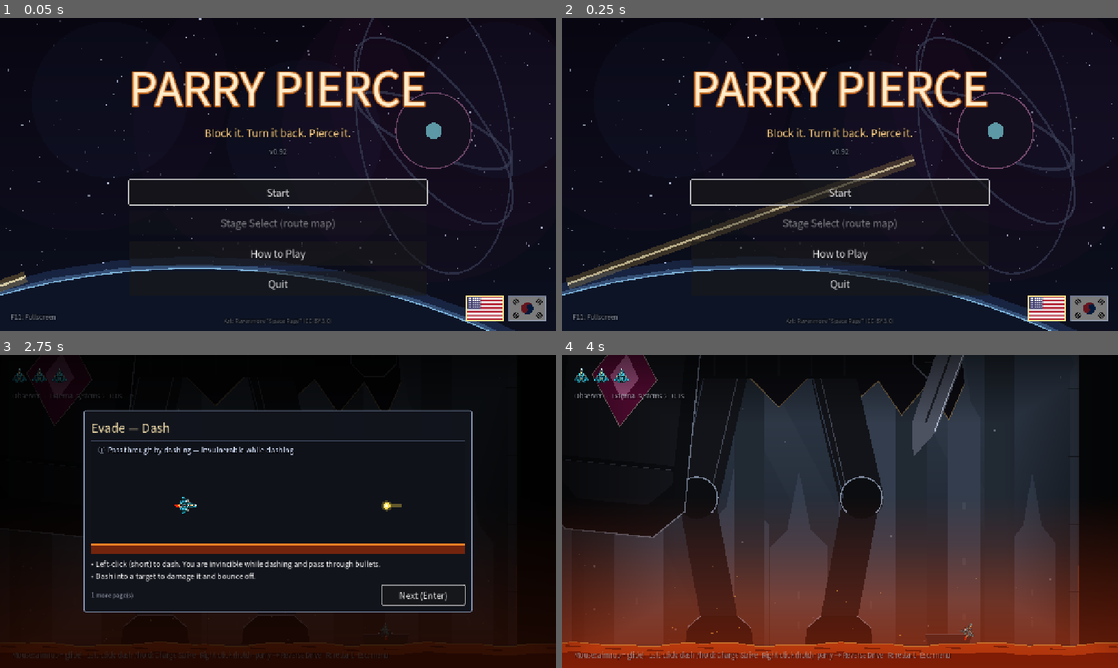
Above: before the commit, frames 1-4 (two rows, left to right).
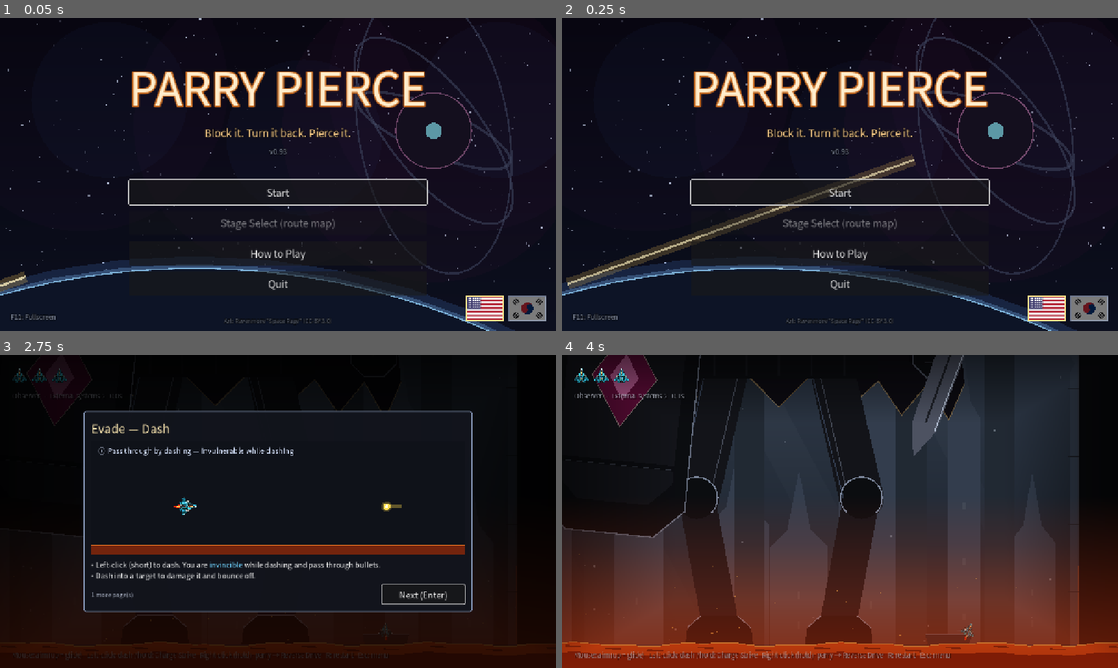
Above: after the commit, the same moments.

Repository: NeverB0re/parry-pierce
Game: Godot game, scene res://main.tscn
The game is run twice, just before and just after one commit, with the same random seed, the same clock (stepped at 60 frames per second) and the same inputs.
Inputs (mouse positions are in pixels of both pictures, inside the frame that each line leads up to):
- Up to frame 1 (0.05 s): no input
- Up to frame 2 (0.25 s): no input
- Up to frame 3 (2.75 s): click "Start" at 0.5 s; tap Enter at 1.25 s; move the mouse to (400, 495) at 1.27 s; hold Right 1.28-2 s; tap O at 1.35 s; click (400, 495) at 1.42 s; tap Space at 1.52, 1.82 s; drag from (166, 527) to (250, 574) at 2.02 s
- Up to frame 4 (4 s): click "Next (Enter)" at 2.75 s; click "Continue (Enter)" at 3.5 s

The runs differ from the first frame. In frame 1, less than 0.1% of the frame differs, in the area x 51-52%, y 42-44%; in frame 2, less than 0.1%; in frame 3, 3.1%, in the area x 15-85%, y 17-83%; in frame 4, nothing differs.

Commit message:
v0.93: tutorial descriptions colour their key terms by the game's colour rules (gold = parryable shots, purple = unparryable attacks, crimson = melee, orange = small bullets, blue = beneficial effects), in Korean and English, via a rich-text description label
Co-Authored-By: Claude Opus 5.5 <noreply@anthropic.com>

Diff:
--- a/project.godot
+++ b/project.godot
@@ -11,7 +11,7 @@
 [application]
 
 config/name="Parry Pierce (prototype)"
-config/version="0.92"
+config/version="0.93"
 run/main_scene="res://main.tscn"
 config/features=PackedStringArray("4.7")
 config/icon="res://icon.png"
--- a/scripts/tutorial.gd
+++ b/scripts/tutorial.gd
@@ -22,7 +22,8 @@
 var dim: ColorRect
 var title_l: Label
 var stage: Control
-var desc_l: Label
+var desc_l: RichTextLabel
+var desc_plain := ""                 # 색 꾸밈 없는 설명 (글 크기 맞추기용)
 var page_l: Label
 var btn: Button
 
@@ -100,6 +101,50 @@
 	}
 
 
+# ── 색 규칙 (게임과 같다): 금 = 패리할 수 있는 탄, 보라 = 패리 불가, 진홍 = 근접, 주황 = 잔탄, 파랑 = 이로운 효과 ──
+const C_GOLD := "#ffd65a"
+const C_PURPLE := "#e07cff"
+const C_RED := "#ff4a3d"
+const C_ORANGE := "#ff9a3d"
+const C_BLUE := "#6fd3ff"
+const TERMS := {
+	"ko": [["금색 탄", C_GOLD], ["주탄", C_GOLD], ["유도탄", C_GOLD], ["보라색 공격", C_PURPLE], ["근접공격", C_RED], ["근접 공격", C_RED],
+		["잔탄", C_ORANGE], ["무적", C_BLUE], ["완전 동조", C_BLUE], ["더 강한 피해", C_BLUE], ["바로 다시 모여", C_BLUE], ["한 칸 내려갑니다", C_BLUE]],
+	"en": [["gold bullets", C_GOLD], ["Gold bullets", C_GOLD], ["main shot", C_GOLD], ["homing missiles", C_GOLD], ["Purple attacks", C_PURPLE],
+		["melee attack", C_RED], ["Melee attack", C_RED], ["melee blows", C_RED], ["melee", C_RED], ["small bullets", C_ORANGE], ["small bullet", C_ORANGE],
+		["Small bullet", C_ORANGE], ["invincible", C_BLUE], ["Full Sync", C_BLUE], ["hits harder", C_BLUE], ["refills your charge", C_BLUE], ["removes one heat", C_BLUE]],
+}
+
+
+## 설명 글의 개념어에 색을 입힌다 (긴 말부터, 한 번 칠한 곳은 다시 칠하지 않는다)
+static func _colorize(s: String) -> String:
+	if s.contains("["):
+		return s.replace("[", "[lb]")                  # 대괄호가 섞인 글은 위치가 어긋나므로 색 없이
+	var terms: Array = TERMS.get(Loc.lang, TERMS["ko"]).duplicate()
+	terms.sort_custom(func(a, b): return String(a[0]).length() > String(b[0]).length())
+	var marks := []                                    # [시작, 끝, 색]
+	for tc in terms:
+		var term: String = tc[0]
+		var from := 0
+		while true:
+			var i := s.find(term, from)
+			if i < 0:
+				break
+			var free := true
+			for m in marks:
+				if i < int(m[1]) and i + term.length() > int(m[0]):
+					free = false
+					break
+			if free:
+				marks.append([i, i + term.length(), tc[1]])
+			from = i + term.length()
+	marks.sort_custom(func(a, b): return int(a[0]) > int(b[0]))
+	var out := s
+	for m in marks:
+		out = out.substr(0, int(m[0])) + "[color=%s]" % m[2] + out.substr(int(m[0]), int(m[1]) - int(m[0])) + "[/color]" + out.substr(int(m[1]))
+	return out
+
+
 ## 장 제목 (ESC 메뉴·타이틀의 조작법 목록용)
 func page_title(id: String) -> String:
 	return String(_pages()[id]["title"])
@@ -167,7 +212,8 @@
 	var lines: PackedStringArray = PackedStringArray()
 	for l in pg["lines"]:
 		lines.append("• " + String(l))
-	desc_l.text = "\n".join(lines)
+	desc_plain = "\n".join(lines)
+	desc_l.text = _colorize(desc_plain)
 	_fit_desc()
 	page_l.text = "" if queue.is_empty() else Loc.t("다음 장 %d개 남음") % queue.size()
 	btn.text = Loc.t("다음 (Enter)") if not queue.is_empty() else Loc.t("계속하기 (Enter)")
@@ -182,7 +228,7 @@
 func _fit_desc() -> void:
 	var vp := get_viewport().get_visible_rect().size
 	var w := minf(860.0, vp.x - 120.0)
-	var text := desc_l.text
+	var text := desc_plain
 	var chosen := [160.0, 13]
 	for opt in [[260.0, 17], [260.0, 16], [240.0, 15], [220.0, 15], [200.0, 14], [180.0, 14], [160.0, 13]]:
 		var avail: float = vp.y - 36.0 - float(opt[0]) - 54.0 - 36.0 - 40.0
@@ -191,7 +237,7 @@
 			chosen = opt
 			break
 	stage.custom_minimum_size = Vector2(w, chosen[0])
-	desc_l.add_theme_font_size_override("font_size", int(chosen[1]))
+	desc_l.add_theme_font_size_override("normal_font_size", int(chosen[1]))
 	desc_l.custom_minimum_size = Vector2(w, 0)
 
 
@@ -255,9 +301,13 @@
 	stage.set_process(false)
 	box.add_child(stage)
 
-	desc_l = Label.new()
-	desc_l.add_theme_font_override("font", font)
-	desc_l.add_theme_font_size_override("font_size", 17)
+	desc_l = RichTextLabel.new()                 # 개념어는 색으로 (_colorize): 게임의 색 규칙을 글에서도
+	desc_l.bbcode_enabled = true
+	desc_l.fit_content = true
+	desc_l.scroll_active = false
+	desc_l.mouse_filter = Control.MOUSE_FILTER_IGNORE
+	desc_l.add_theme_font_override("normal_font", font)
+	desc_l.add_theme_font_size_override("normal_font_size", 17)
 	desc_l.autowrap_mode = TextServer.AUTOWRAP_WORD_SMART
 	desc_l.custom_minimum_size = Vector2(700, 130)
 	box.add_child(desc_l)
